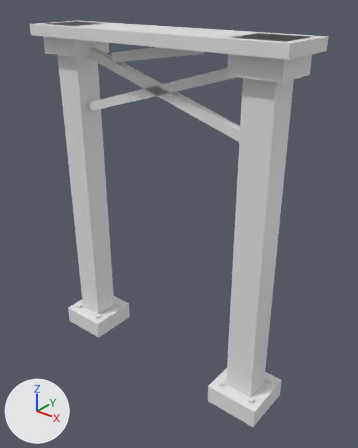
An edit to the glTF model assets/source/infrastructure/directorate/conveyors/models/support_heavy/damaged_lod0.glb, drawn before and after from the same camera.
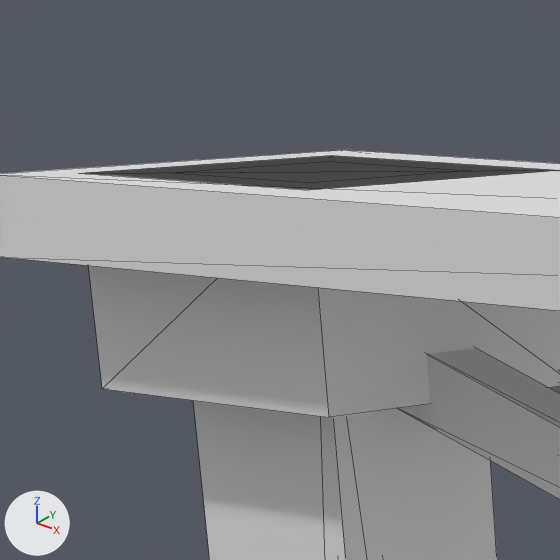
There are two pictures of each version: one whole from a camera (50 mm lens) standing at (0.2434, -0.2819, 0.3179) and looking at (0.0127, 0.0065, 0.1391), one close up on the part from 9% to 30% of the width and 0% to 17% of the height. The lights are fixed; the arrows at lower left show +X, +Y and +Z. The older version's two pictures come first. The close-ups show mesh edges as thin lines. Vertices at exactly the same position are counted once.

Names of what the first close-up shows: 'damaged_lod0'.
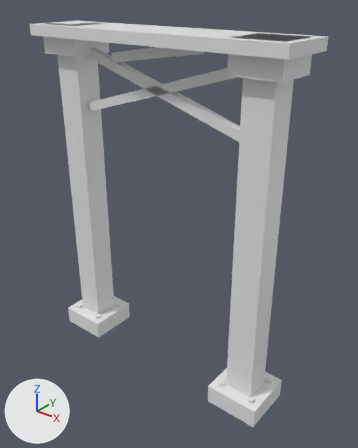
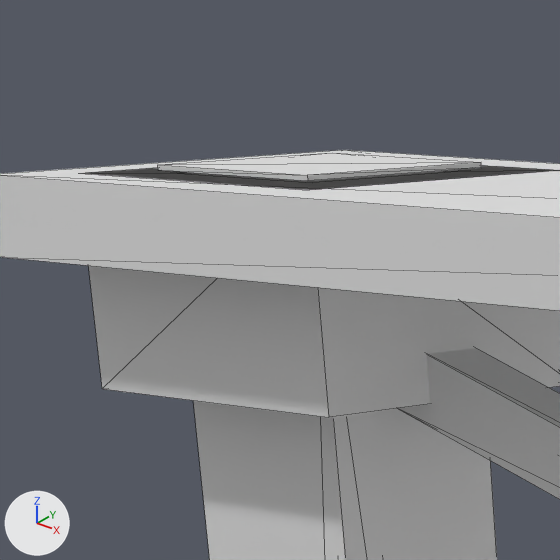
Where the change shows, as pixel boxes [x1, y1, x2, y2] in the close-ups (560 x 560 px):
part 1 of me_damaged_lod0, added
    after: [158, 153, 481, 181]

What changed in the scene script:
```text
Change me_damaged_lod0:
    used by ob_damaged_lod0; location = (0.0, 0.0, 0.0)
    remove me_damaged_lod0.from_pydata(...)  # 176 vertices, 280 faces; spans x -0.114..0.114, y -0.025..0.025, z 0.0..0.289
    add me_damaged_lod0.from_pydata(...)  # 184 vertices, 292 faces; spans x -0.114..0.114, y -0.025..0.025, z 0.0..0.29
    me_damaged_lod0 part 1: a new loose piece, a box spanning x -0.10111..-0.07667, y -0.01222..0.01222, z 0.28917..0.28972
```
